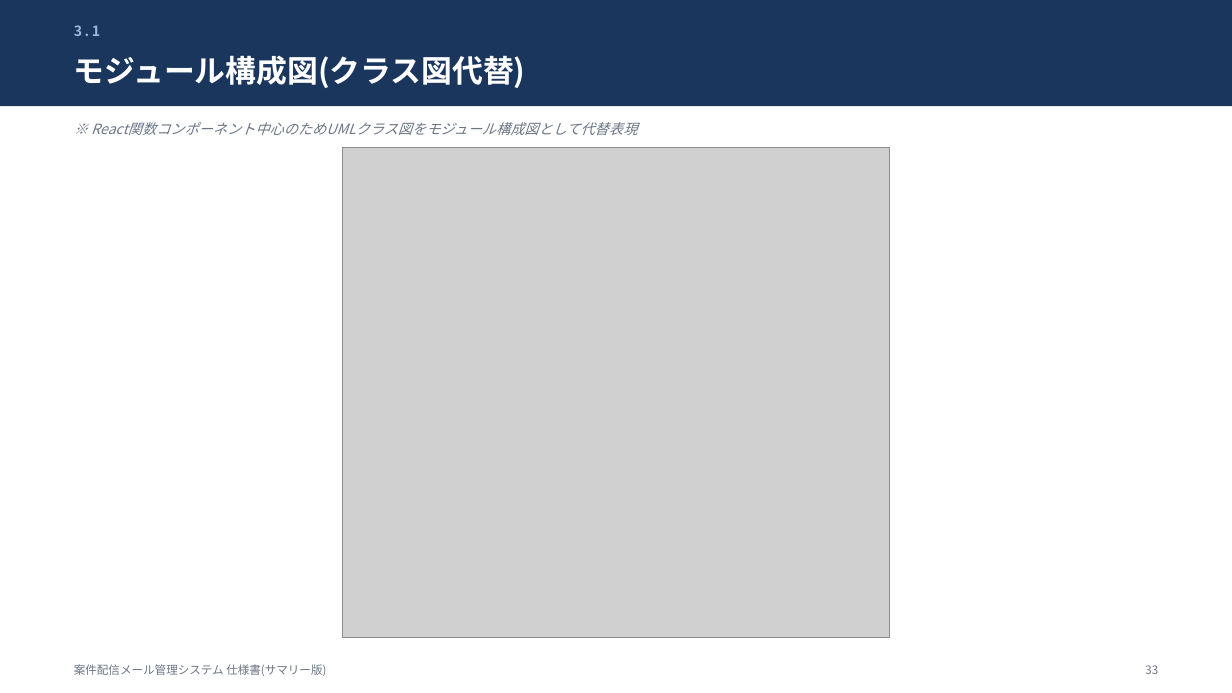
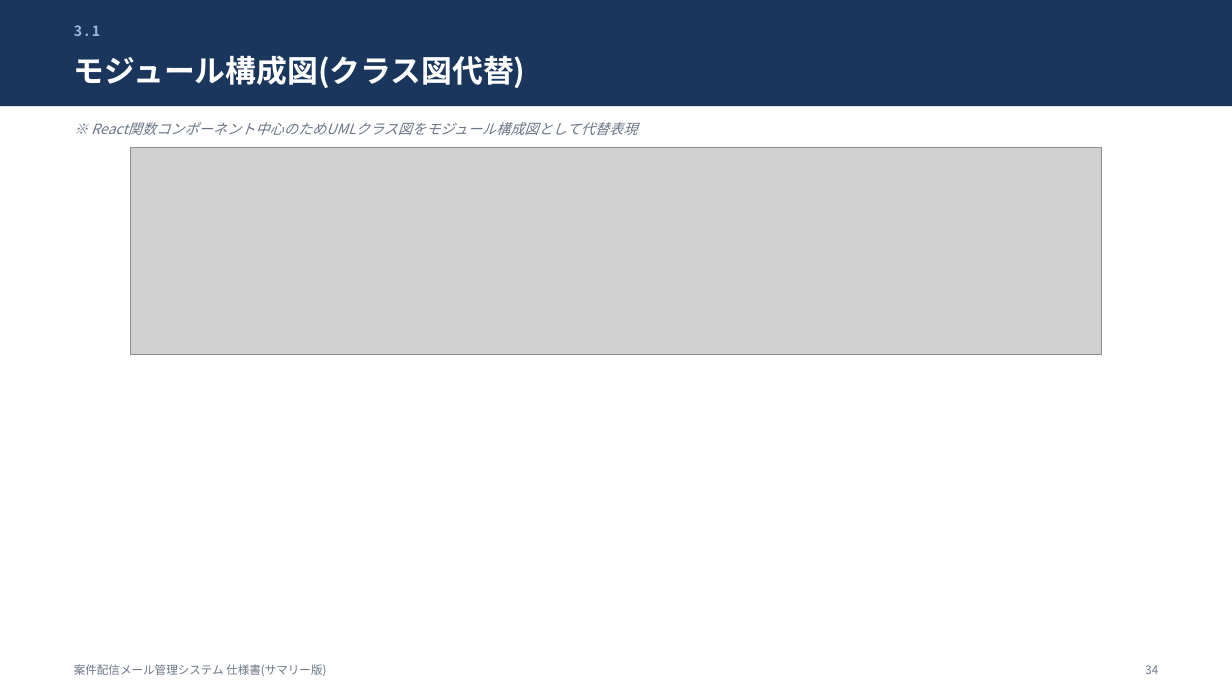
Before and after one commit to Semba1008/mail, a slide deck: slide 34 of docs/仕様書_サマリー.pptx (slide 33 before the commit). Drawn at 1232x693 pixels with LibreOffice and Linux fonts; fonts in the diff are those of the drawing; grey boxes stand for pictures. Boxes give left, top, right and bottom in pixels: in the first picture for what was removed or moved away, otherwise in the second. Text is boxed around its words. In the diff, an @@ line names an element or a change of style, - is before the commit and + after.

```diff
--- a/docs/仕様書_サマリー.pptx
+++ b/docs/仕様書_サマリー.pptx
@@ picture: place and size @@
-picture at bbox=[343, 148, 889, 638]
+picture at bbox=[131, 148, 1102, 355]
@@ text at bbox=[1145, 665, 1158, 674]: text changed @@
-33
+34
```
Also in this commit, not shown: 26 other slides changed, 11 slides added, 13 other files.
